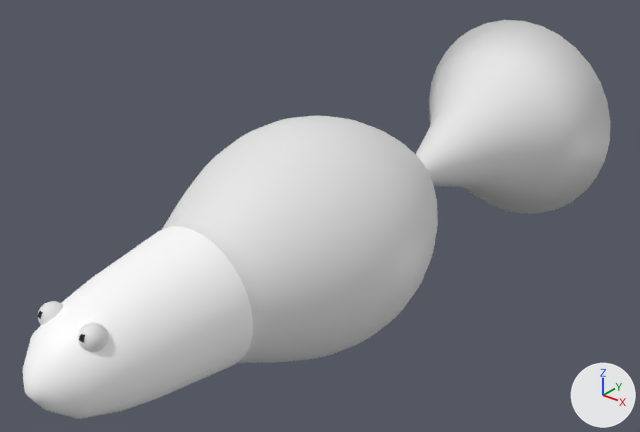
Two versions of the glTF model frontend/public/fish123.glb, one commit apart.
Before and after are seen from a camera (50 mm lens) standing at (9.4, -15.02, 7.55) and looking at (-0.31, -2.88, 0.02). Arrows for +X, +Y and +Z are at lower right; the lights stay in place. The picture after the commit comes second. Vertices at exactly the same position are counted once.

Names of what the first picture shows: 'Fish'.
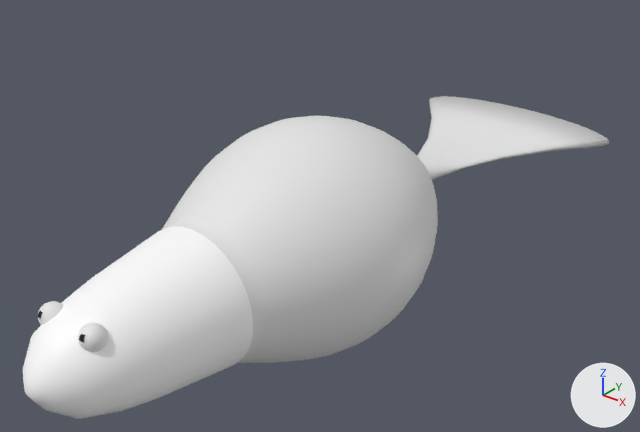
What differs and where, as boxes (x1, y1, x2, y2) in the pictures (640 x 432 px; the box of a moved part takes in the faces that stretch with it):
'Fish', reshaped (19% shorter): before (23, 20, 611, 419); after (23, 96, 609, 419)
part 1 of me_headmesh1_121, moved or reshaped: before (416, 20, 611, 213); after (417, 96, 609, 180)

The change, as a list of edits to the scene's bpy script:
```text
Change me_headmesh1_121:
    used by ob_fish; location = (0.0, 0.0, 0.0)
    remove me_headmesh1_121.from_pydata(...)  # 4357 vertices, 8702 faces; spans x -2.5..2.5, y -9.77..4.5, z -2.5..2.5
    add me_headmesh1_121.from_pydata(...)  # 4357 vertices, 8702 faces; spans x -2.5..2.5, y -9.77..4.5, z -2.19..2.19
    me_headmesh1_121 part 1: 120 of the vertices in x -2.45..2.45, y 1.1..4.5, z -2.5..2.5 are scaled about their middle by (1, 1, 0.142)
```
